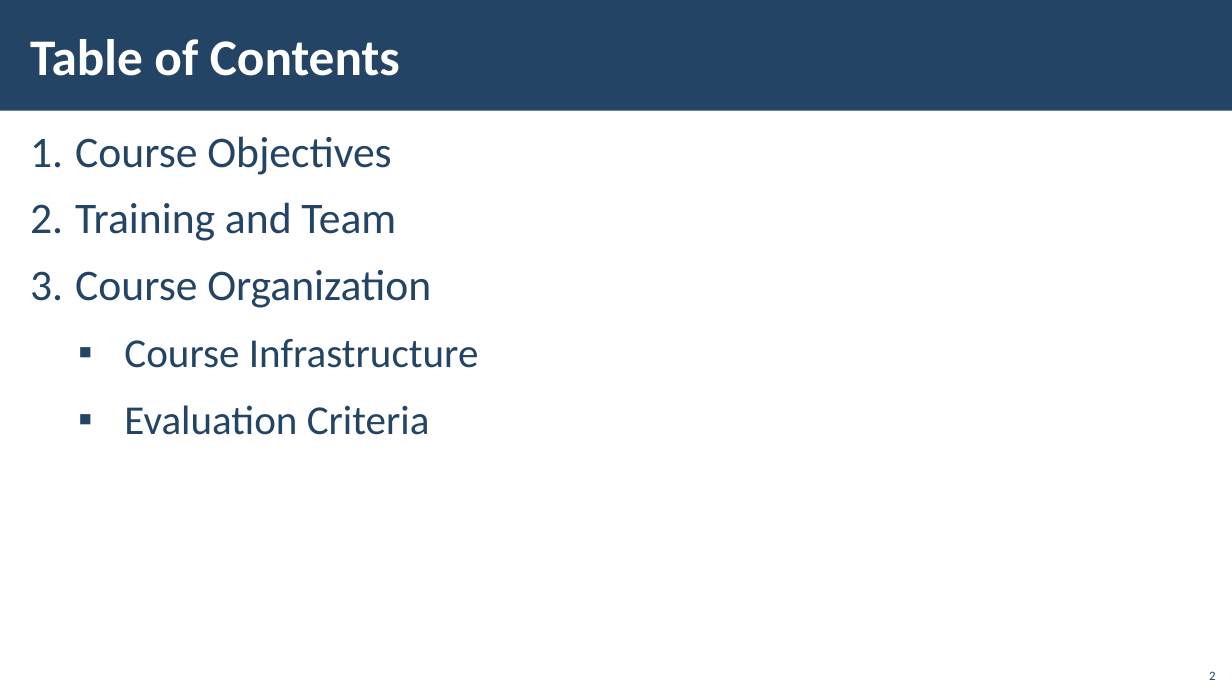
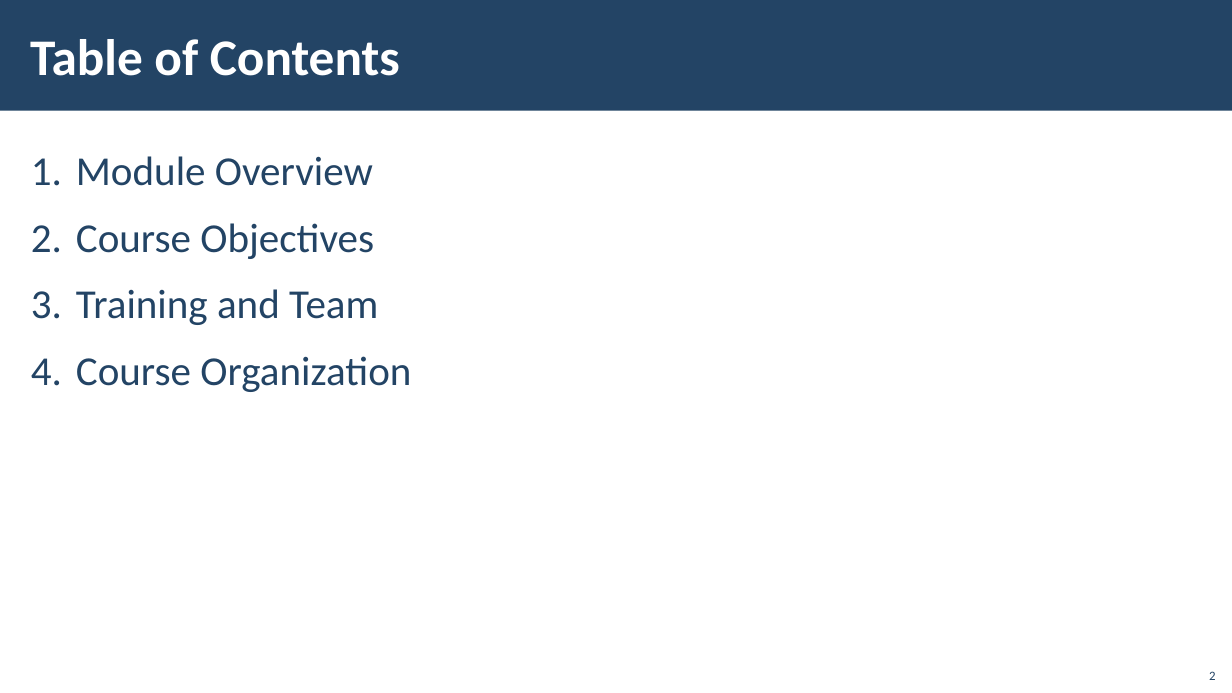
Before and after one commit to ErayErol/Software-University-Courses, a slide deck: slide 2 of NOT START - 2021.01 - [ JS Back End ]/00 - [ Course Introduction ]/Presentation.pptx. Drawn at 1232x693 pixels with LibreOffice and Linux fonts; fonts in the diff are those of the drawing; background and template pictures are left out. Boxes give left, top, right and bottom in pixels: in the first picture for what was removed or moved away, otherwise in the second. Text is boxed around its words. In the diff, an @@ line names an element or a change of style, - is before the commit and + after.

```diff
--- a/NOT START - 2021.01 - [ JS Back End ]/00 - [ Course Introduction ]/Presentation.pptx
+++ b/NOT START - 2021.01 - [ JS Back End ]/00 - [ Course Introduction ]/Presentation.pptx
@@ text "Module Overview": place and size @@
-text "Module Overview" at [75,136,478,435]
+text "Module Overview" at [76,156,411,392]
@@ text at [76,156,373,186]: paragraph added @@
+1. Module Overview
@@ text at [76,223,411,392]: size 34 to 32 pt in "Course Objectives", "Training and Team", "Course Organization" @@
@@ text at [124,339,478,435]: paragraphs removed @@
-  ▪ Course Infrastructure
-  ▪ Evaluation Criteria
```
Also in this commit, not shown: 11 other slides changed, 10 slides added, 9 slides removed, 16 other files.
